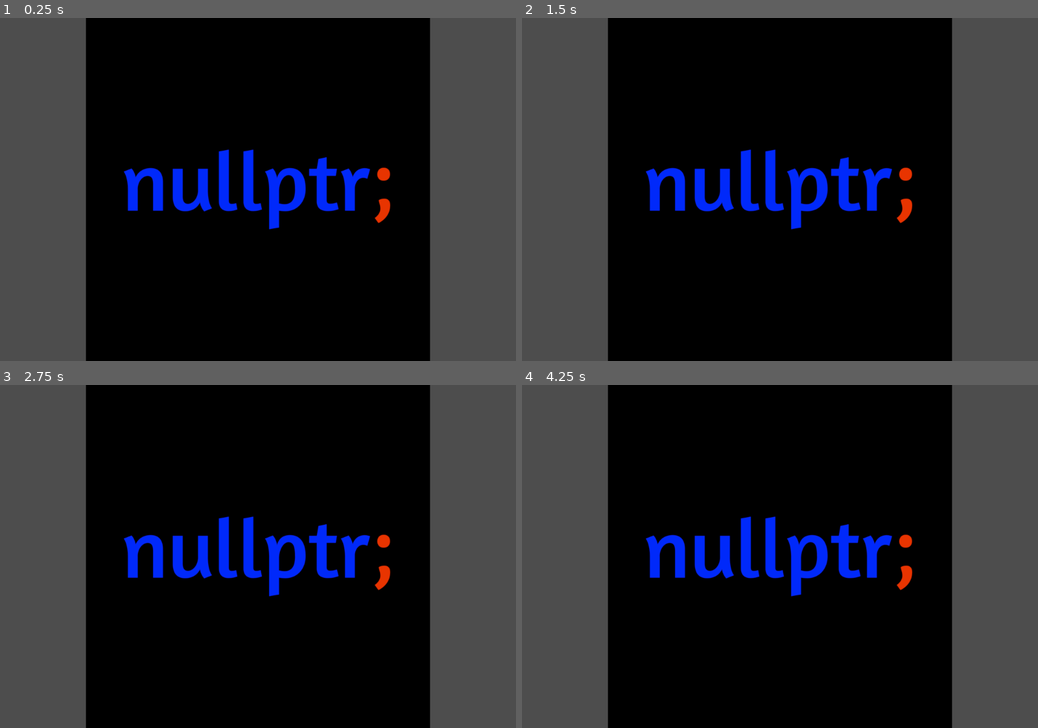
Above: before the commit, frames 1-4 (two rows, left to right).
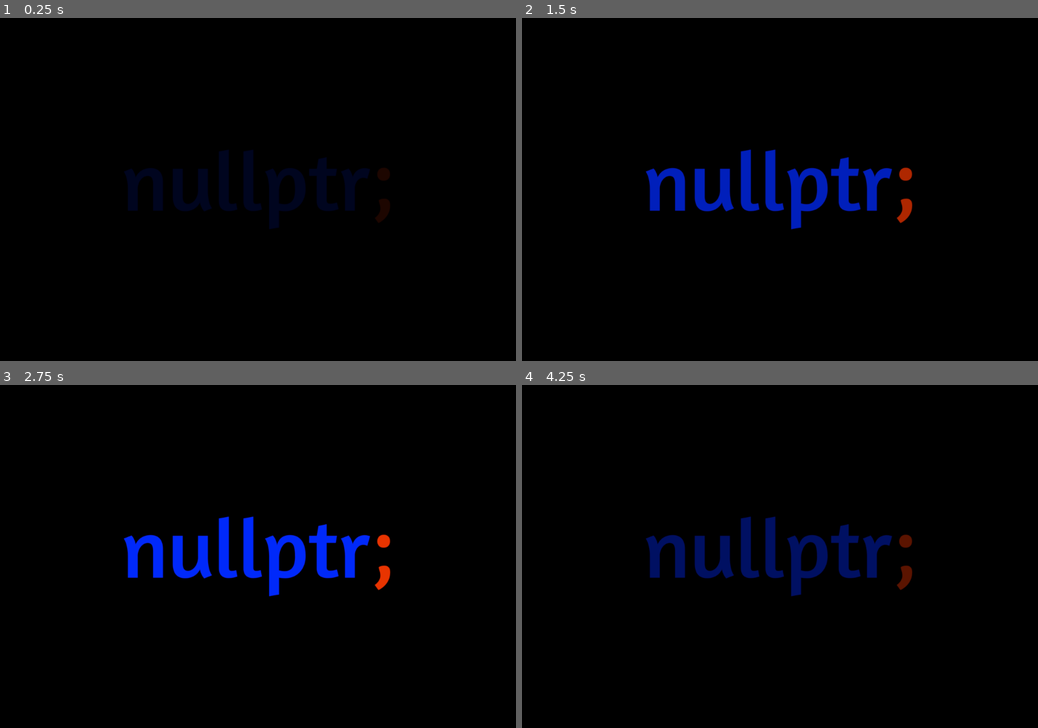
Above: after the commit, the same moments.

Repository: InfinityAX/carleton-gamejam-godot
Game: Godot game, scene res://sceneMainMenu.tscn
Same seed, same stepped clock (60 frames per second), same inputs: the game is played once before the commit and once after it.
Inputs:
- Up to frame 1 (0.25 s): no input
- Up to frame 2 (1.5 s): no input
- Up to frame 3 (2.75 s): no input
- Up to frame 4 (4.25 s): tap Enter at 2.75 s

The runs differ from the first frame. In frame 1, 37% of the frame differs, in the area x 0-100%, y 0-100%; in frame 2, 37%; in frame 3, 33%; in frame 4, 37%.

Commit message:
UPDATE 5: Custom Splash Screen

Diff:
--- /dev/null
+++ b/iteration-1/nullptr_logo.gd
@@ -0,0 +1,24 @@
+extends Sprite2D
+
+var alphaValue = 0
+var timeCounter = 0
+
+# Called when the node enters the scene tree for the first time.
+func _ready() -> void:
+	modulate.a = alphaValue
+
+
+# Called every frame. 'delta' is the elapsed time since the previous frame.
+func _process(delta: float) -> void:
+	if (alphaValue < 1 and timeCounter < 1):
+		alphaValue += (1.0/2.0)*delta
+	else:
+		if (timeCounter < 1):
+			timeCounter += 1.0*delta
+		else:
+			if (alphaValue > 0):
+				alphaValue -= (1.0/2.0)*delta
+
+	modulate.a = alphaValue
+	print(alphaValue)
+	print(modulate.a)
--- a/iteration-1/project.godot
+++ b/iteration-1/project.godot
@@ -13,6 +13,9 @@
 config/name="Iteration 1"
 run/main_scene="res://sceneMainMenu.tscn"
 config/features=PackedStringArray("4.3", "Forward Plus")
+boot_splash/show_image=false
+boot_splash/fullsize=false
+boot_splash/use_filter=false
 
 [display]
 
--- a/iteration-1/sceneMainMenu.tscn
+++ b/iteration-1/sceneMainMenu.tscn
@@ -1,6 +1,8 @@
-[gd_scene load_steps=2 format=3 uid="uid://dhtu5xa133m8o"]
+[gd_scene load_steps=4 format=3 uid="uid://dhtu5xa133m8o"]
 
 [ext_resource type="Texture2D" uid="uid://d7aonniaiqj" path="res://spriteNullptrLogo.png" id="1_g3bfp"]
+[ext_resource type="Texture2D" uid="uid://5buo1lpyh8ul" path="res://spriteBackgroundBlack.png" id="1_yt64a"]
+[ext_resource type="Script" path="res://nullptr_logo.gd" id="3_cykhu"]
 
 [node name="Control" type="Control"]
 layout_mode = 3
@@ -10,6 +12,13 @@
 grow_horizontal = 2
 grow_vertical = 2
 
+[node name="SpriteBackgroundBlack" type="Sprite2D" parent="."]
+position = Vector2(540, 360)
+scale = Vector2(1080, 720)
+texture = ExtResource("1_yt64a")
+
 [node name="NullptrLogo" type="Sprite2D" parent="."]
+z_index = 1
 position = Vector2(540, 360)
 texture = ExtResource("1_g3bfp")
+script = ExtResource("3_cykhu")
Binary file added: iteration-1/spriteBackgroundBlack.png
Not shown, added: iteration-1/spriteBackgroundBlack.png.import
